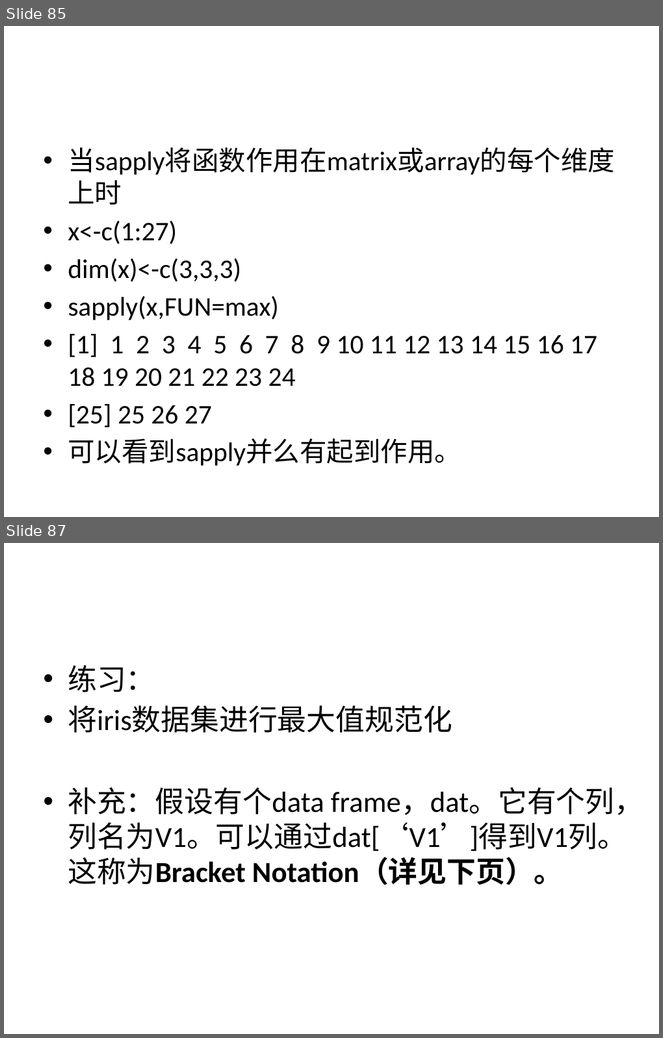
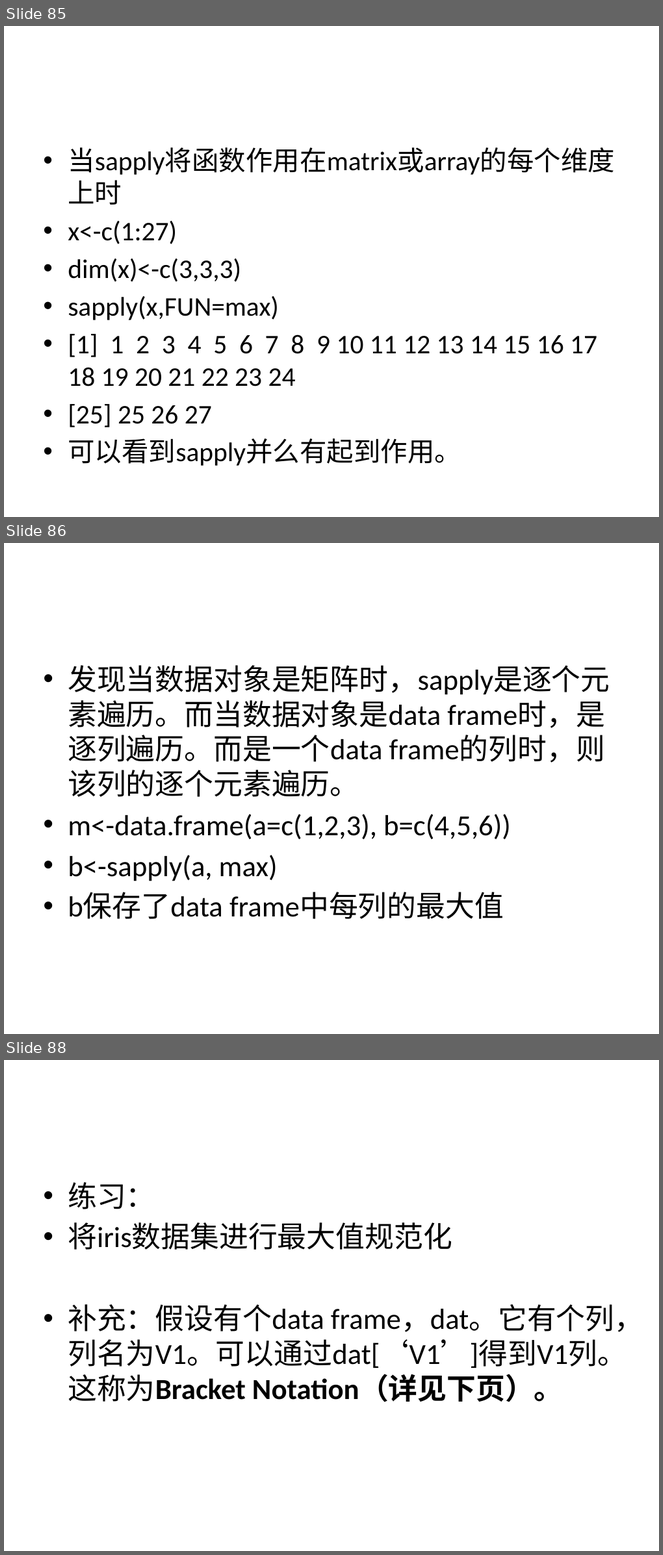
Before and after one commit to zsyzDec/bdm, a slide deck: 2-R基础.pptx. Shown one above the other, each under a label of ours: slides 85 and 87 before the commit, slides 85, 86 and 88 after it; the slides between them are not shown. The pictures are 663x1038 and 663x1555 pixels, drawn with LibreOffice and Linux fonts; fonts in the diff are those of the drawing. Boxes give left, top, right and bottom in pixels: in the first picture for what was removed or moved away, otherwise in the second. Text is boxed around its words. In the diff, an @@ line names an element or a change of style, - is before the commit and + after.

```diff
--- a/2-R基础.pptx
+++ b/2-R基础.pptx
@@ slide 86 added at bbox=[4, 543, 659, 1034], background #FFFFFF @@
@@ text added at bbox=[68, 665, 610, 919], 32 pt, text #000000 @@
+• 发现当数据对象是矩阵时，sapply是逐个元素遍历。而当数据对象是data frame时，是逐列遍历。而是一个data frame的列时，则该列的逐个元素遍历。
+• m<-data.frame(a=c(1,2,3), b=c(4,5,6))
+• b<-sapply(a, max)
+• b保存了data frame中每列的最大值
@@ what was slide 87 is now slide 88 @@
```
Also in this commit, not shown: 7 slides changed, 1 other slide added, 1 slide removed.
